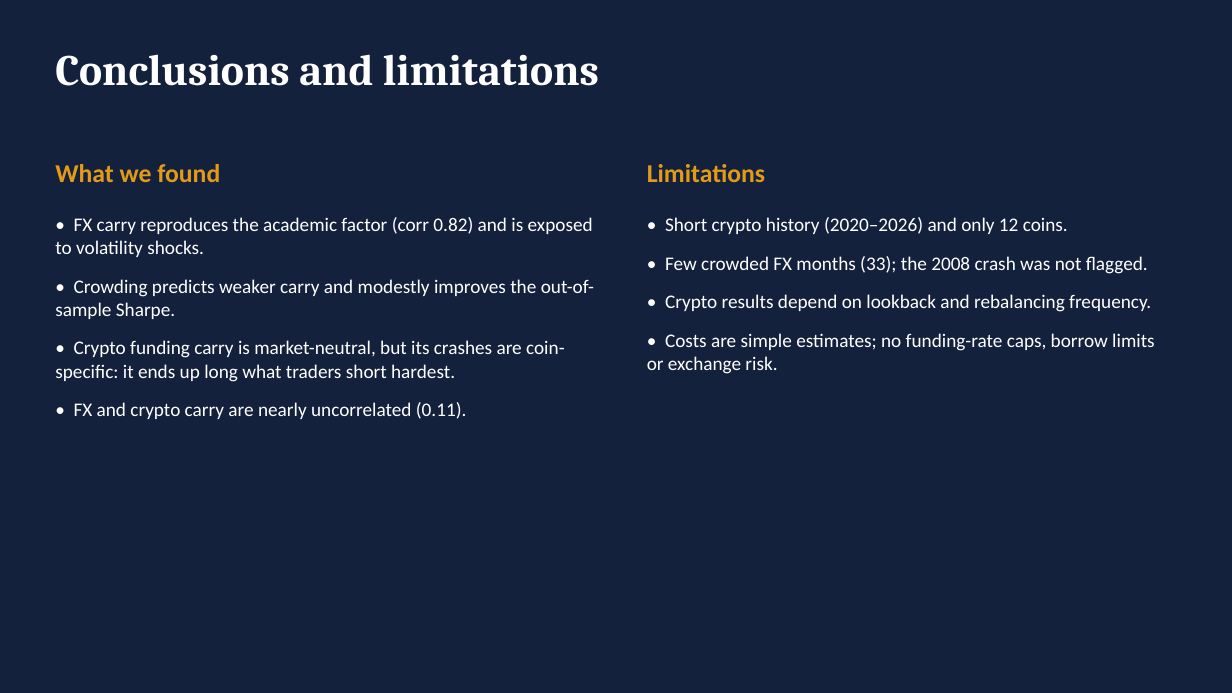
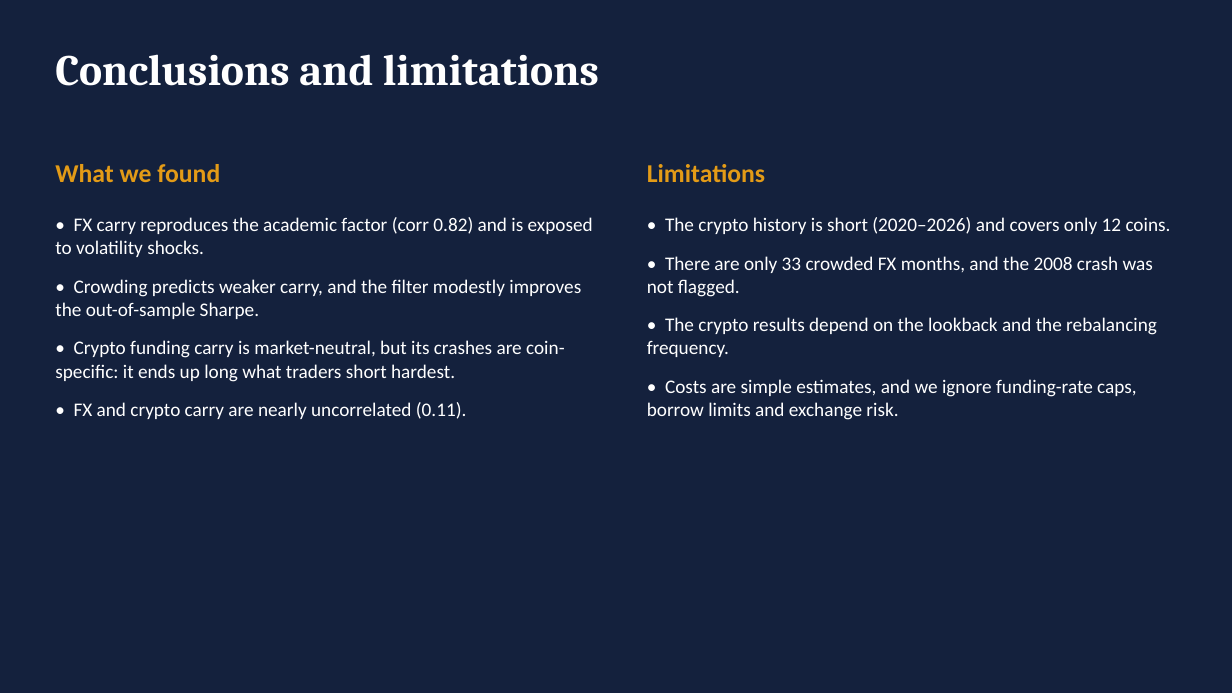
Before and after one commit to rezazamani2329/currency-crypto-carry, a slide deck: slide 10 of slides/presentation_10min.pptx. Drawn at 1232x693 pixels with LibreOffice and Linux fonts; fonts in the diff are those of the drawing. Boxes give left, top, right and bottom in pixels: in the first picture for what was removed or moved away, otherwise in the second. Text is boxed around its words. In the diff, an @@ line names an element or a change of style, - is before the commit and + after.

```diff
--- a/slides/presentation_10min.pptx
+++ b/slides/presentation_10min.pptx
@@ text at box(647, 217, 1171, 420): text changed @@
-• Short crypto history (2020–2026) and only 12 coins.
-• Few crowded FX months (33); the 2008 crash was not flagged.
-• Crypto results depend on lookback and rebalancing frequency.
-• Costs are simple estimates; no funding-rate caps, borrow limits or exchange risk.
+• The crypto history is short (2020–2026) and covers only 12 coins.
+• There are only 33 crowded FX months, and the 2008 crash was not flagged.
+• The crypto results depend on the lookback and the rebalancing frequency.
+• Costs are simple estimates, and we ignore funding-rate caps, borrow limits and exchange risk.
@@ text at box(55, 279, 581, 319): text changed @@
-• Crowding predicts weaker carry and modestly improves the out-of-sample Sharpe.
+• Crowding predicts weaker carry, and the filter modestly improves the out-of-sample Sharpe.
```
Also in this commit, not shown: 6 other slides changed, 4 other files.
